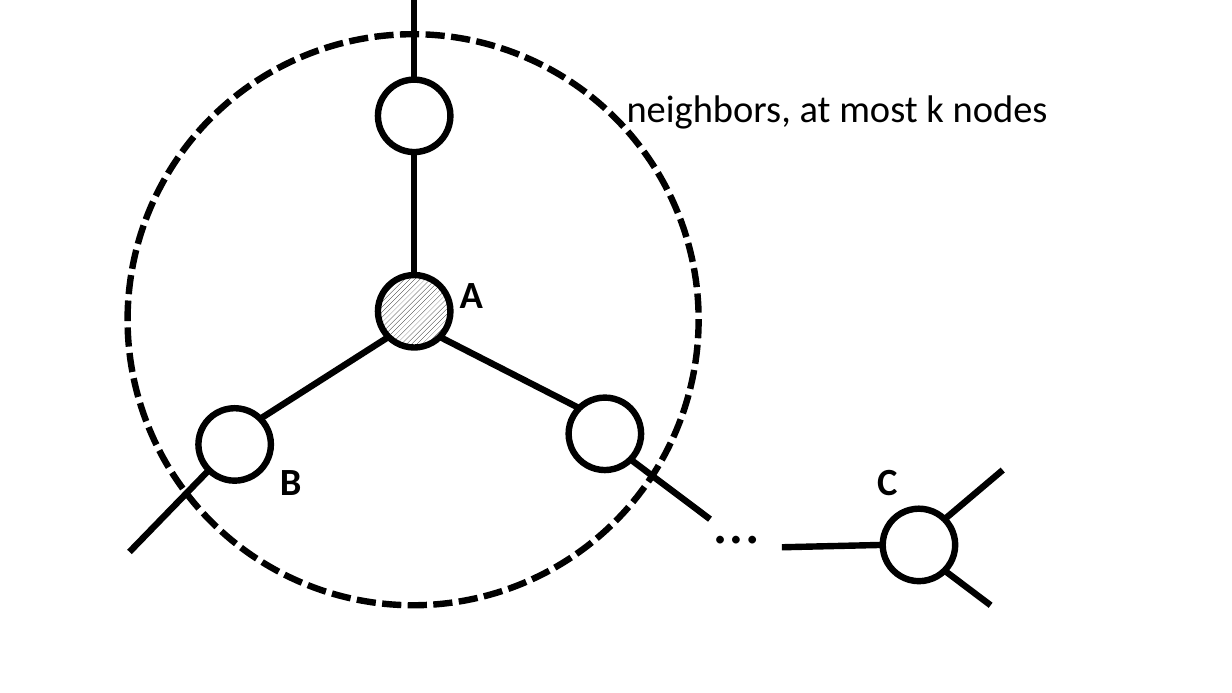
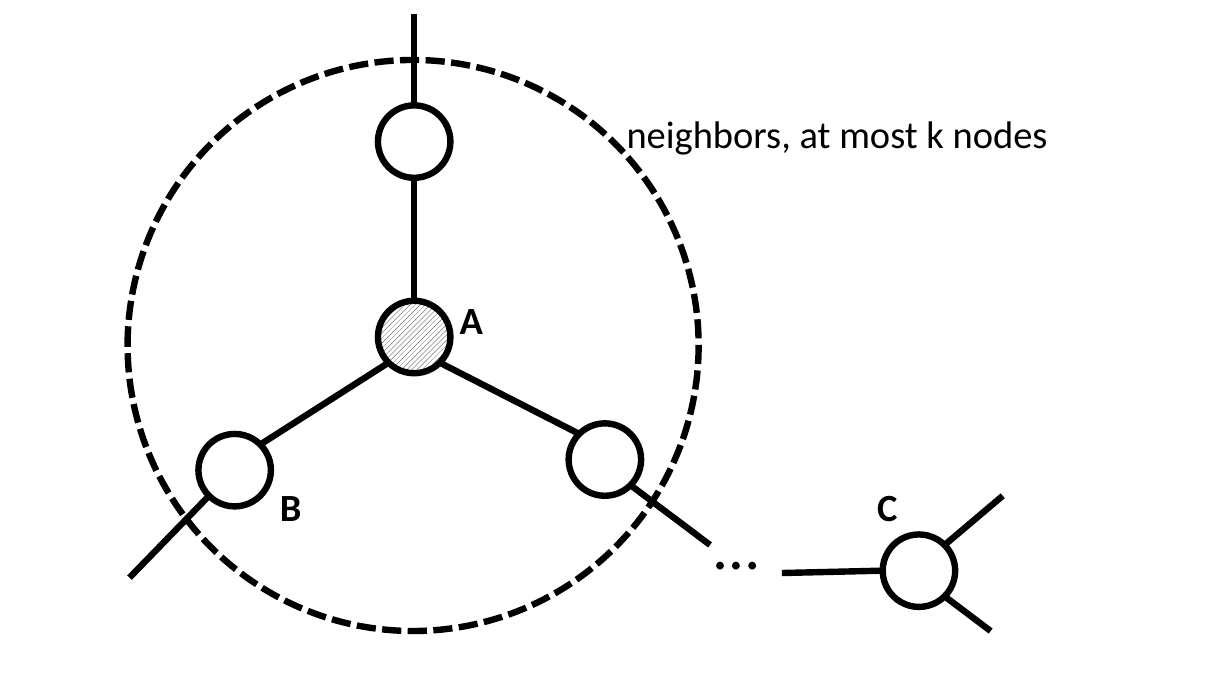
Before and after one commit to hongzimao/6.438, a slide deck: slide 1 of ps7/figures.pptx. Drawn at 1232x693 pixels with LibreOffice and Linux fonts; fonts in the diff are those of the drawing. Boxes give left, top, right and bottom in pixels: in the first picture for what was removed or moved away, otherwise in the second. Text is boxed around its words. In the diff, an @@ line names an element or a change of style, - is before the commit and + after.

```diff
--- a/ps7/figures.pptx
+++ b/ps7/figures.pptx
@@ line moved from (414, 79) - (414, 0) to (414, 105) - (414, 14) @@
@@ 8 lines, 6 ellipses, 5 texts: place and size @@
-8 lines, 6 ellipses, 5 texts at bbox=[128, 34, 1048, 605]
+8 lines, 6 ellipses, 5 texts at bbox=[128, 60, 1048, 631]
```
Also in this commit, not shown: 2 slides added, 3 other files.
